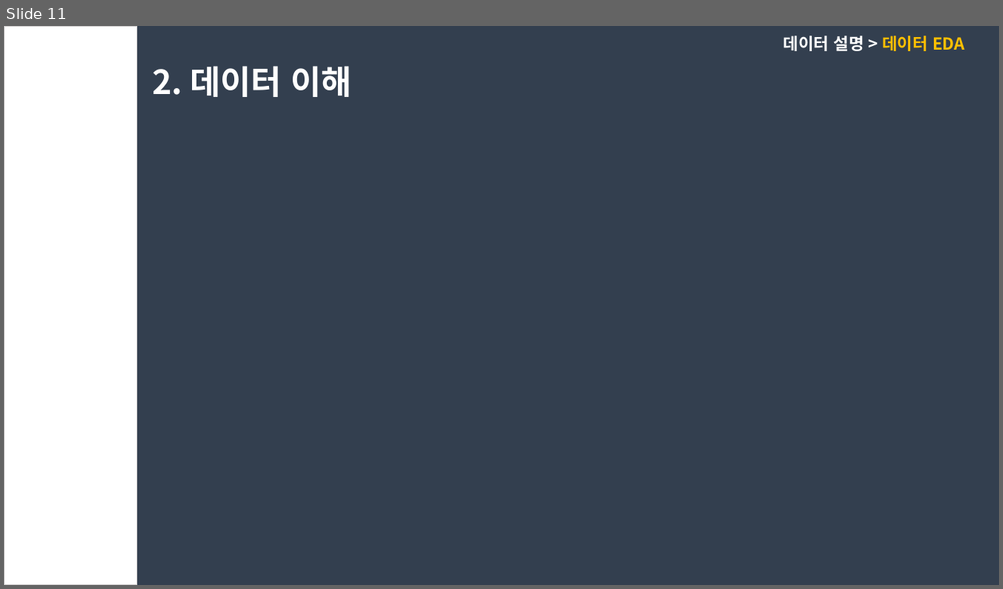
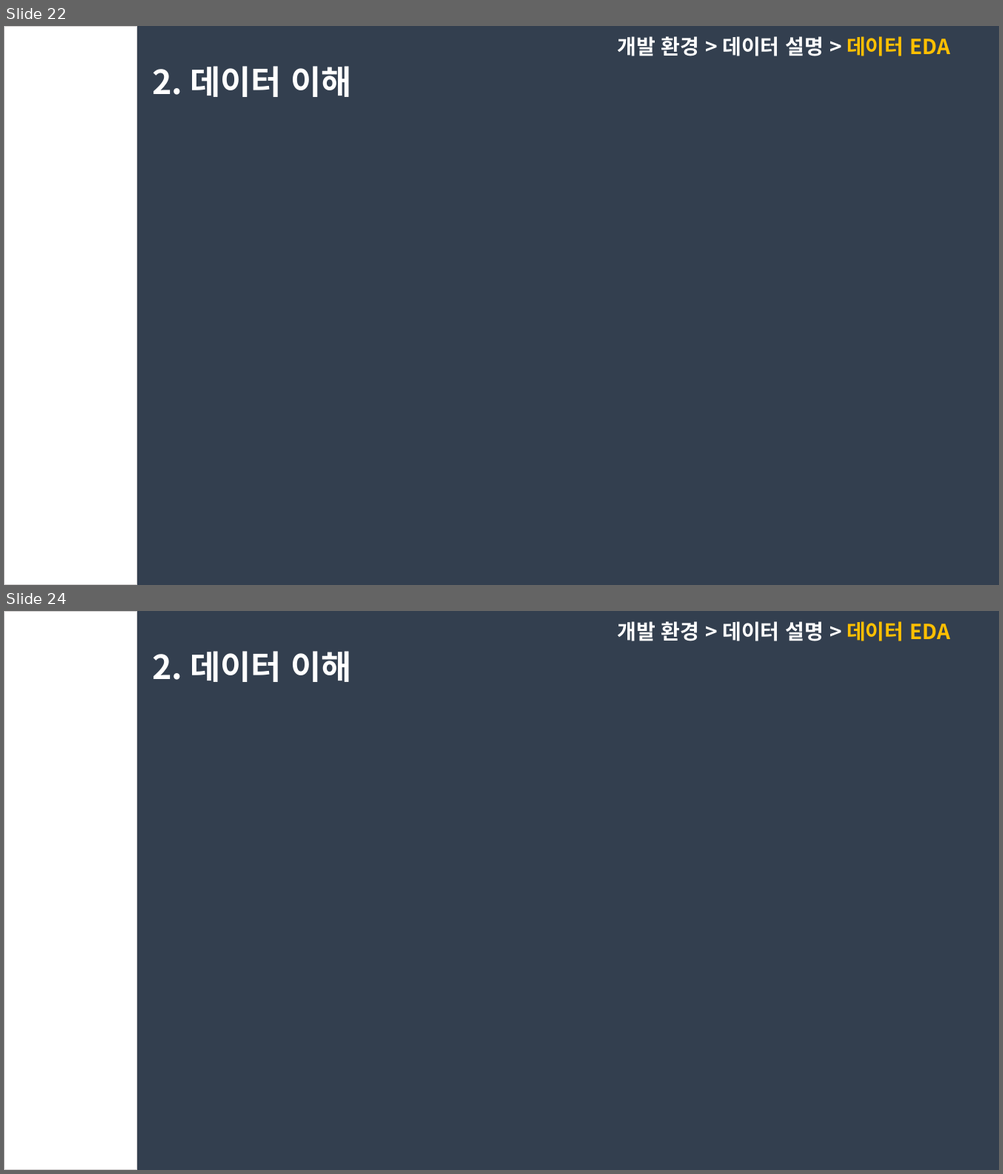
Before and after one commit to dongkieric98/-, a slide deck: electricity.pptx. Shown one above the other, each under a label of ours: slide 11 before the commit, slides 22 and 24 after it; the slides between them are not shown. The pictures are 1003x589 and 1003x1174 pixels, drawn with LibreOffice and Linux fonts; fonts in the diff are those of the drawing. Boxes give left, top, right and bottom in pixels: in the first picture for what was removed or moved away, otherwise in the second. Text is boxed around its words. In the diff, an @@ line names an element or a change of style, - is before the commit and + after.

```diff
--- a/electricity.pptx
+++ b/electricity.pptx
@@ slide 24 added at bbox=[4, 611, 999, 1170], background #333F50 @@
@@ rectangle added at bbox=[4, 611, 136, 1170], fill #FFFFFF, outline #D0CECE 1 pt @@
@@ text added at bbox=[617, 621, 950, 641], 20 pt, text #FFFFFF, bold @@
+개발 환경 > 데이터 설명 > 데이터 EDA
@@ text added at bbox=[152, 651, 352, 682], 32 pt, text #FFFFFF, bold @@
+2. 데이터 이해
@@ what was slide 11 is now slide 22 @@
@@ slide 22 changed as well @@
@@ text at bbox=[617, 36, 950, 56]: text changed; size 16 to 20 pt @@
-데이터 설명 > 데이터 EDA
+개발 환경 > 데이터 설명 > 데이터 EDA
```
Also in this commit, not shown: 8 other slides changed, 14 other slides added, 4 other files.
